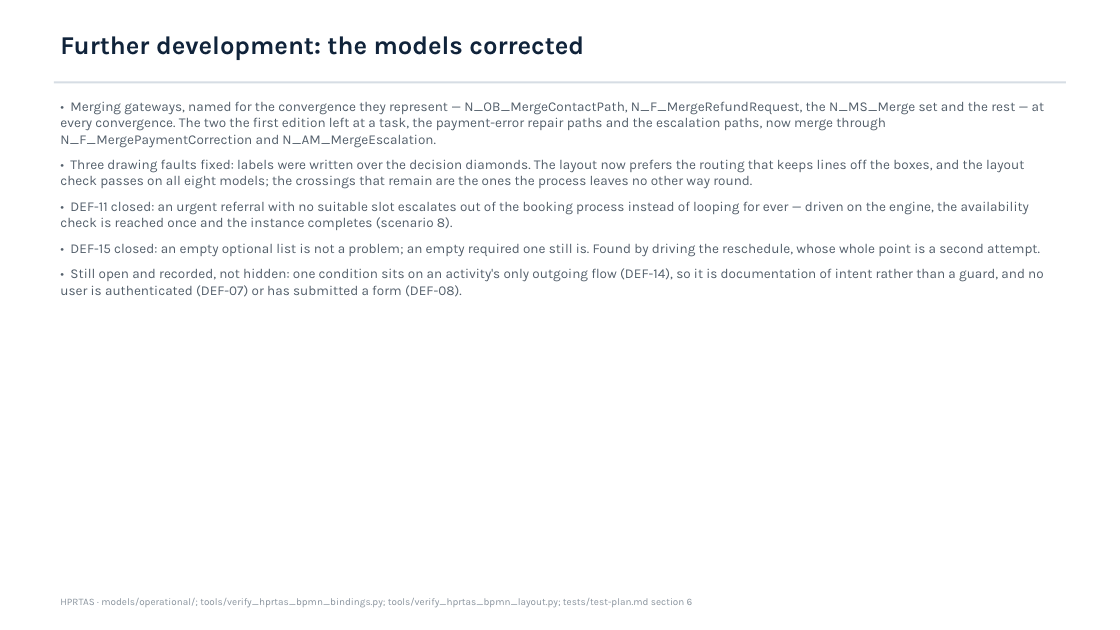
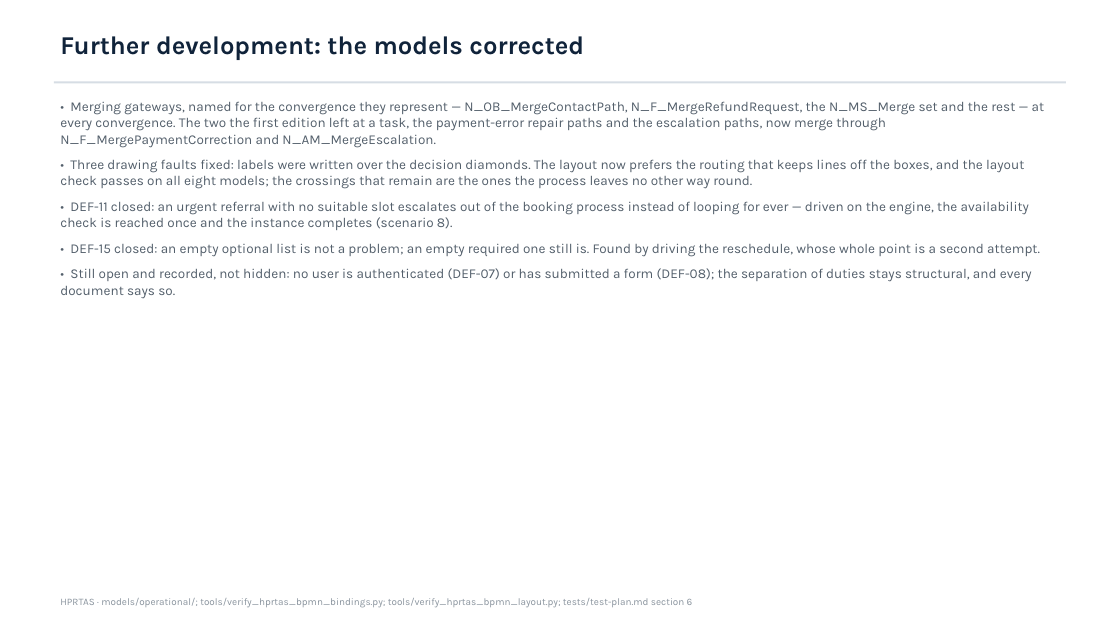
Before and after one commit to GuardFell/HPRTAS, a slide deck: slide 8 of HPRTAS - Second Release.pptx. Drawn at 1120x630 pixels with LibreOffice and Linux fonts; fonts in the diff are those of the drawing. Boxes give left, top, right and bottom in pixels: in the first picture for what was removed or moved away, otherwise in the second. Text is boxed around its words. In the diff, an @@ line names an element or a change of style, - is before the commit and + after.

```diff
--- a/HPRTAS - Second Release.pptx
+++ b/HPRTAS - Second Release.pptx
@@ text at (60,268,1032,298): text changed @@
-• Still open and recorded, not hidden: one condition sits on an activity's only outgoing flow (DEF-14), so it is documentation of intent rather than a guard, and no user is authenticated (DEF-07) or has submitted a form (DEF-08).
+• Still open and recorded, not hidden: no user is authenticated (DEF-07) or has submitted a form (DEF-08); the separation of duties stays structural, and every document says so.
```
Also in this commit, not shown: 3 other slides changed, 5 other files.
